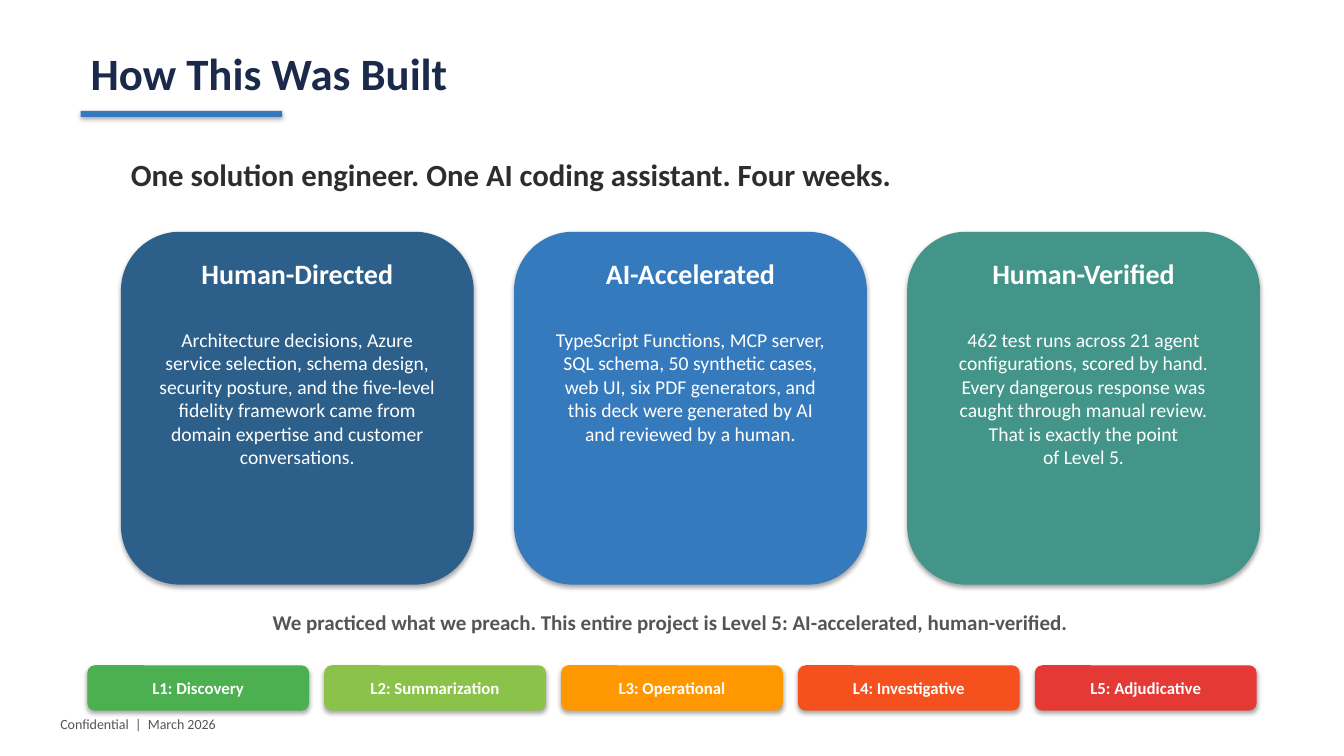
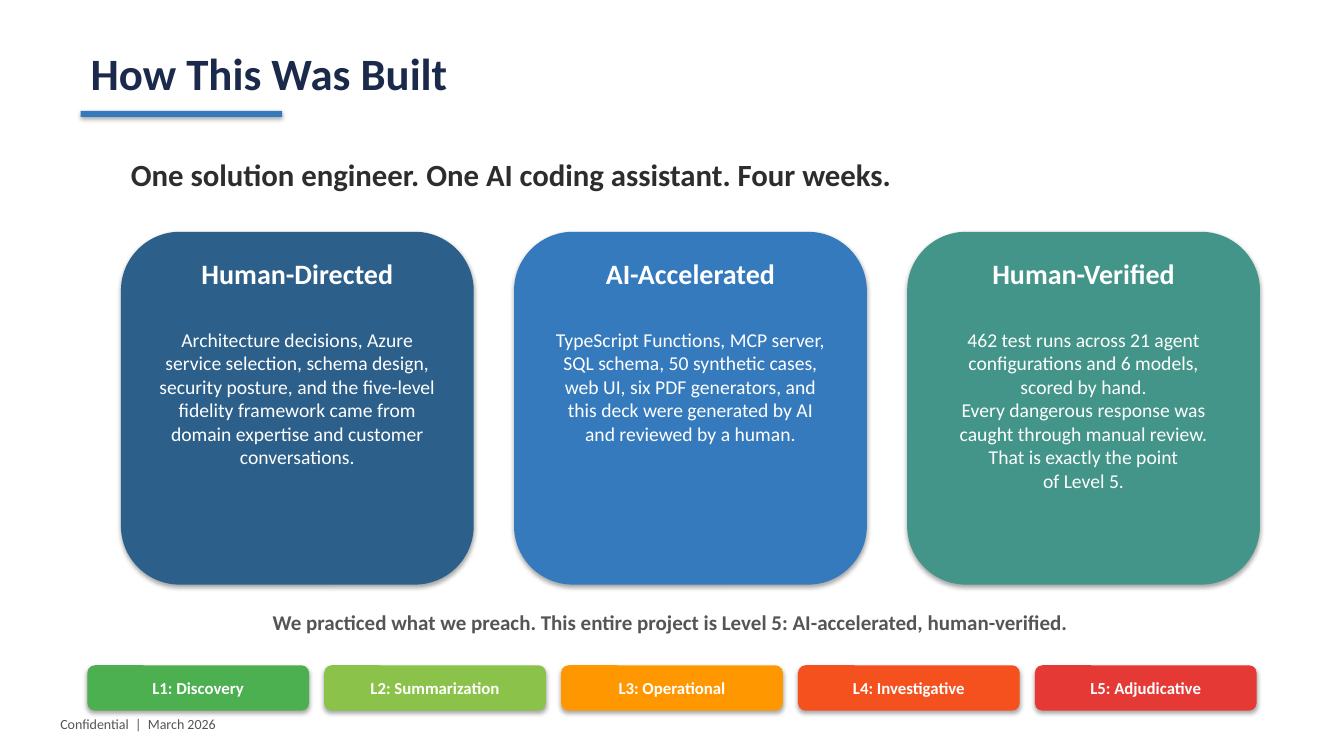
Before and after one commit to pogorman/dss-legal-case-agent, a slide deck: slide 4 of decks/agent-fidelity-spectrum.pptx. Drawn at 1344x756 pixels with LibreOffice and Linux fonts; fonts in the diff are those of the drawing. Boxes give left, top, right and bottom in pixels: in the first picture for what was removed or moved away, otherwise in the second. Text is boxed around its words. In the diff, an @@ line names an element or a change of style, - is before the commit and + after.

```diff
--- a/decks/agent-fidelity-spectrum.pptx
+++ b/decks/agent-fidelity-spectrum.pptx
@@ text at <box>960,333,1207,488</box>: text changed @@
-462 test runs across 21 agent
-configurations, scored by hand.
-Every dangerous response was
-caught through manual review.
-That is exactly the point
-of Level 5.
+462 test runs across 21 agent
+configurations and 6 models,
+scored by hand.
+Every dangerous response was
+caught through manual review.
+That is exactly the point
+of Level 5.
```
Also in this commit, not shown: 4 other slides changed, 16 other files.
